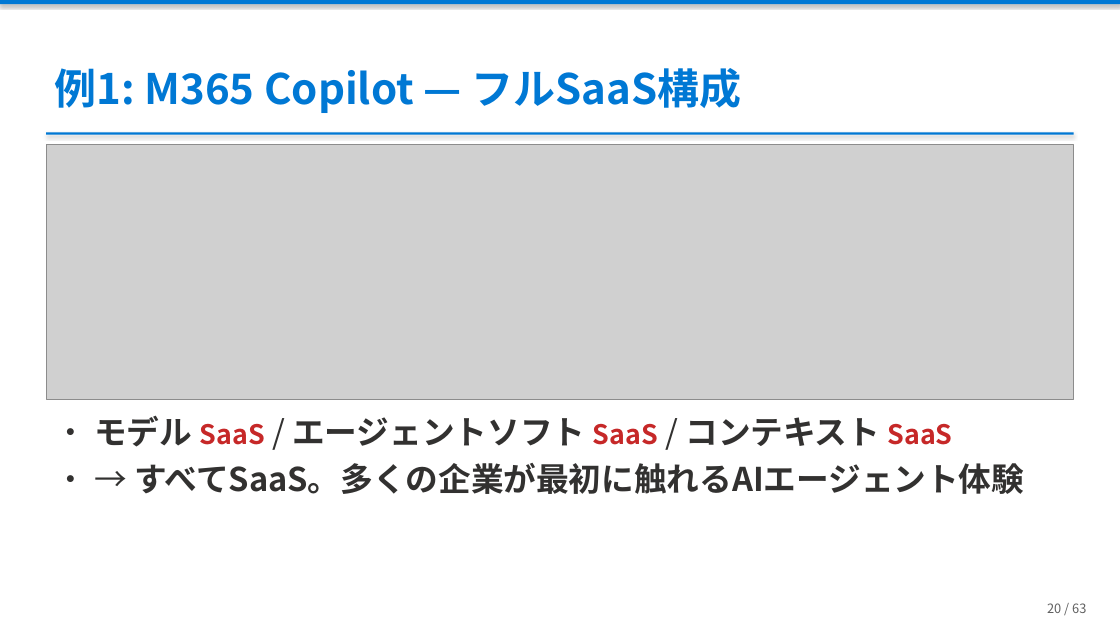
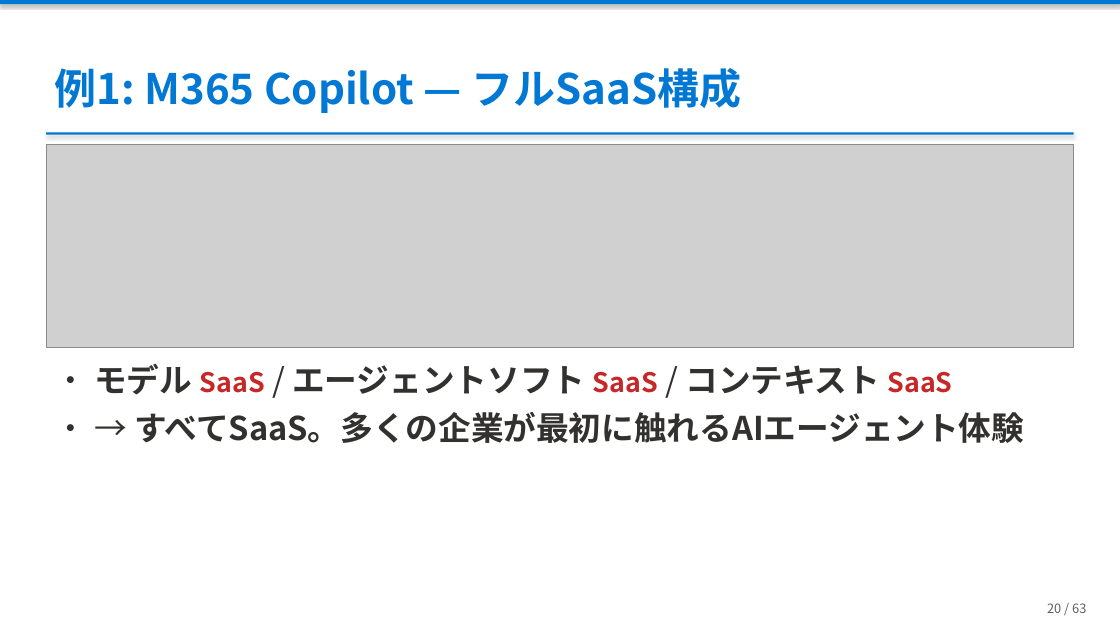
Before and after one commit to ebibibi/presentations, a slide deck: slide 20 of HCCJP_71/AI時代の「本当の」ハイブリッドクラウド — エージェントが実現した、あの頃の夢.pptx. Drawn at 1120x630 pixels with LibreOffice and Linux fonts; fonts in the diff are those of the drawing; grey boxes stand for pictures. Boxes give left, top, right and bottom in pixels: in the first picture for what was removed or moved away, otherwise in the second. Text is boxed around its words. In the diff, an @@ line names an element or a change of style, - is before the commit and + after.

```diff
--- a/HCCJP_71/AI時代の「本当の」ハイブリッドクラウド — エージェントが実現した、あの頃の夢.pptx
+++ b/HCCJP_71/AI時代の「本当の」ハイブリッドクラウド — エージェントが実現した、あの頃の夢.pptx
@@ picture: place and size @@
-picture at [46,145,1074,400]
+picture at [46,145,1074,348]
@@ text "• モデル SaaS / エージェントソフト ...": place and size @@
-text "• モデル SaaS / エージェントソフト ..." at [94,415,1024,494]
+text "• モデル SaaS / エージェントソフト ..." at [94,363,1024,443]
```
Also in this commit, not shown: 8 other slides changed, 1 other file.
